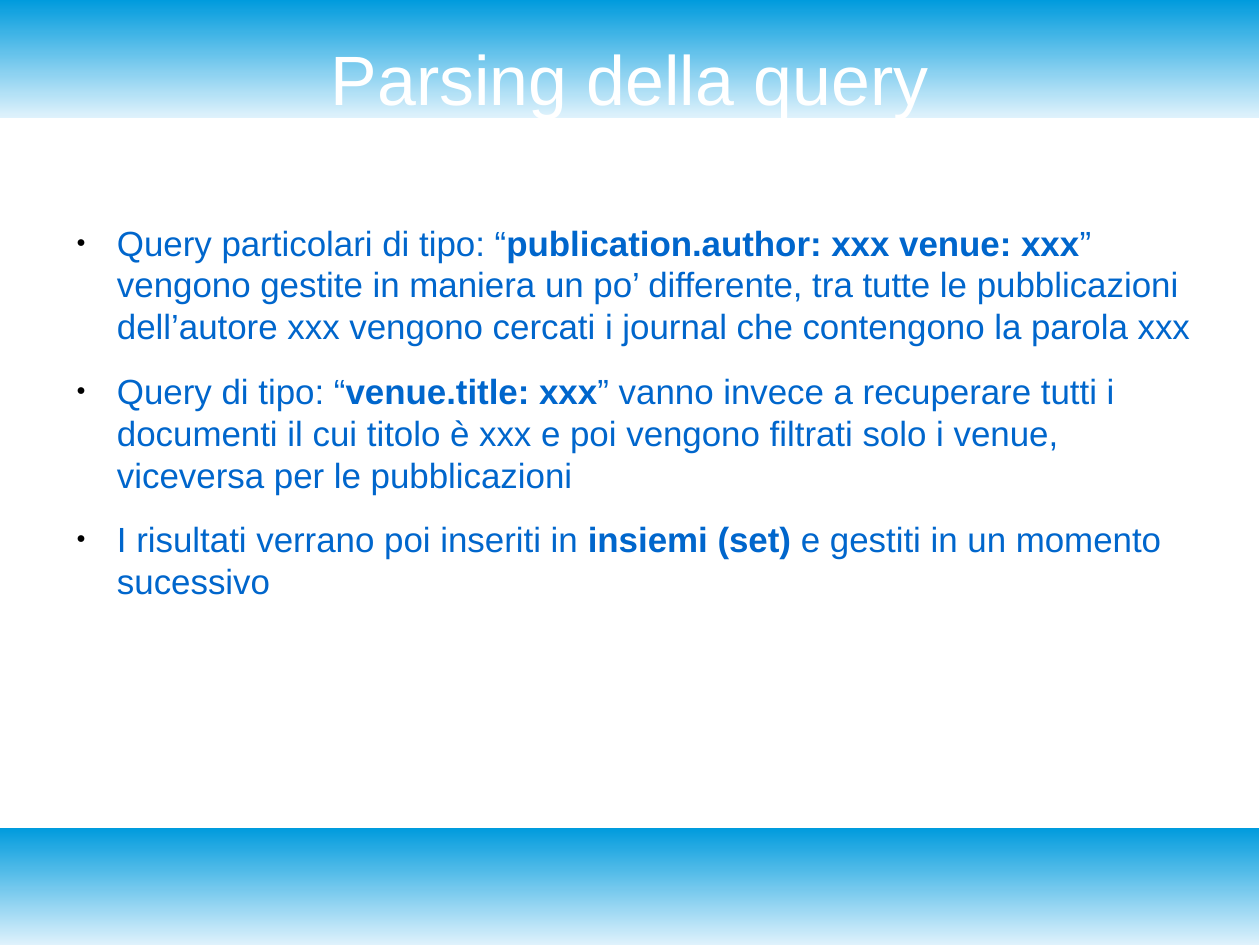
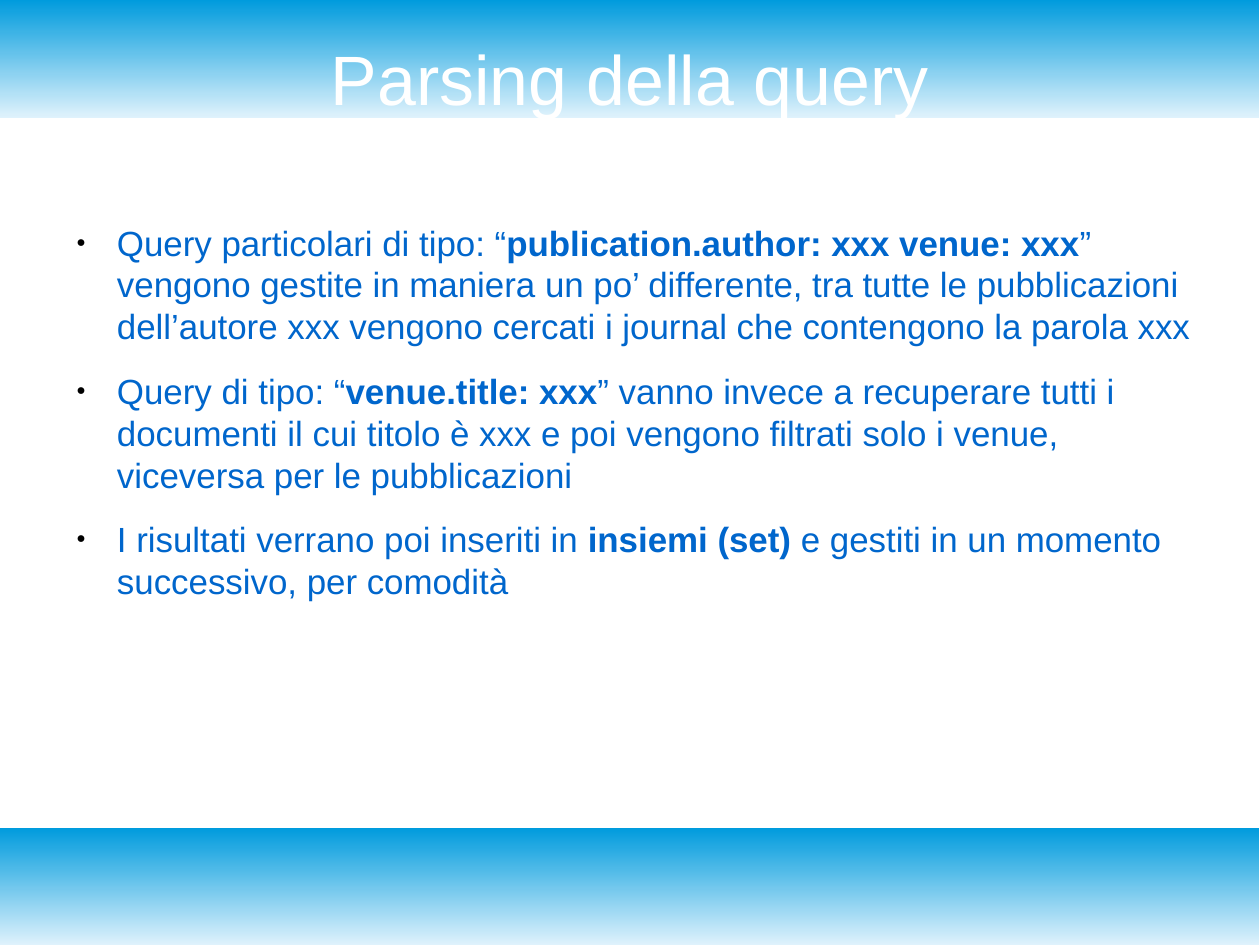
Before and after one commit to enrico404/SearchEngineForDblp, a slide deck: slide 18 of DocDblpSearchEngine.odp (slide 17 before the commit). Drawn at 1260x945 pixels with LibreOffice and Linux fonts; fonts in the diff are those of the drawing. Boxes give left, top, right and bottom in pixels: in the first picture for what was removed or moved away, otherwise in the second. Text is boxed around its words. In the diff, an @@ line names an element or a change of style, - is before the commit and + after.

```diff
--- a/DocDblpSearchEngine.odp
+++ b/DocDblpSearchEngine.odp
@@ text at <box>117,526,1161,599</box>: text changed @@
-● I risultati verrano poi inseriti in insiemi (set) e gestiti in un momento sucessivo
+● I risultati verrano poi inseriti in insiemi (set) e gestiti in un momento successivo, per comodità
```
Also in this commit, not shown: 3 other slides changed, 1 slide added, 1 other file.
